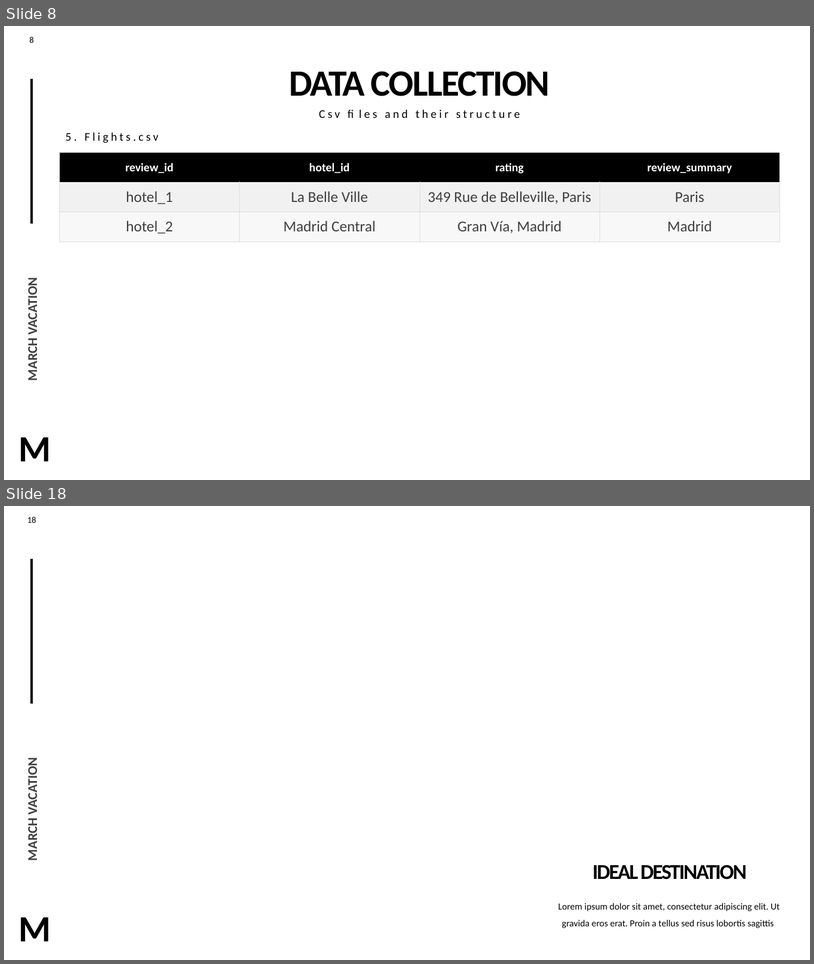
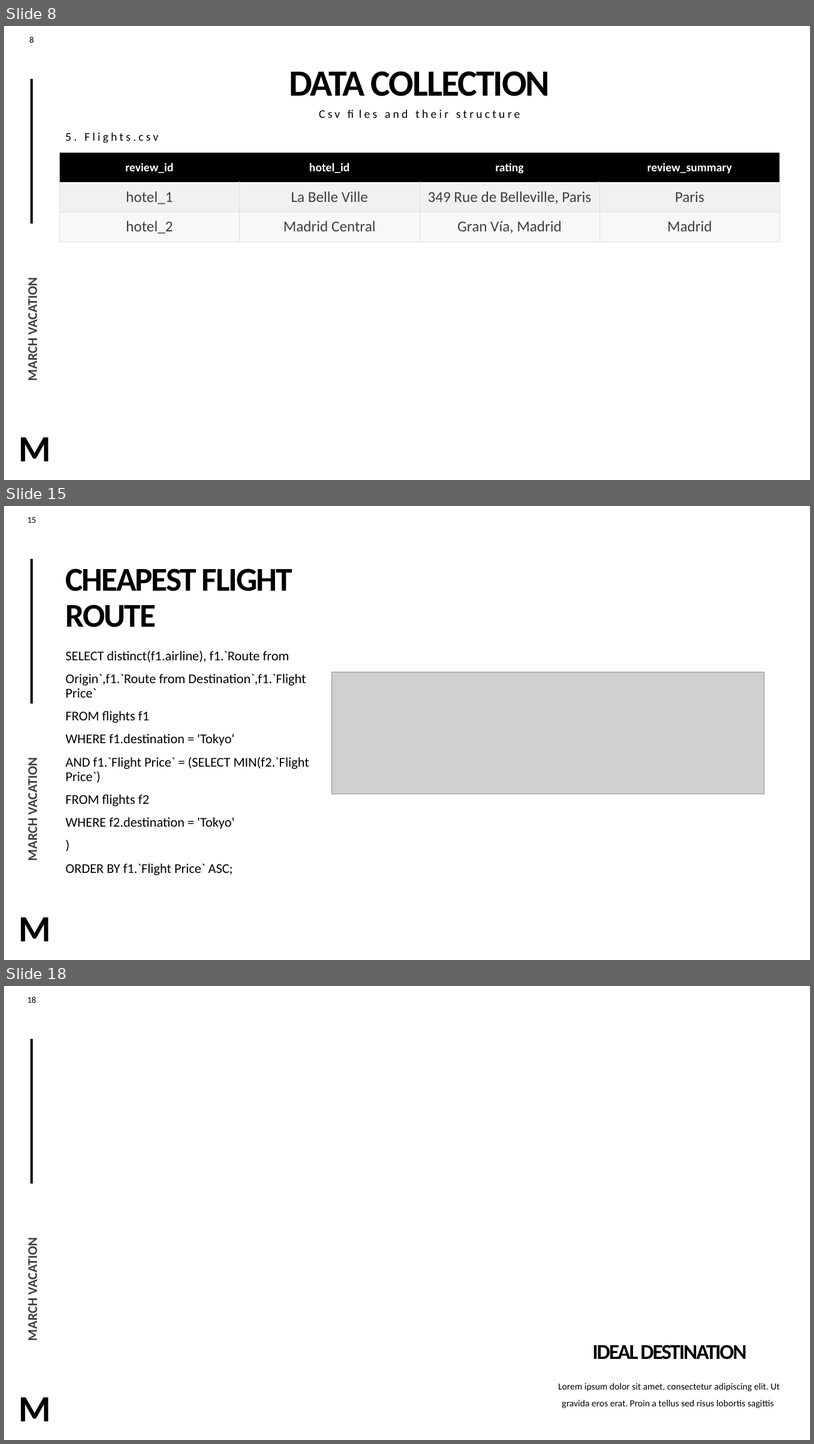
Before and after one commit to Poojashrees3/hadoop-clusters-travel, a slide deck: March vacation.pptx. Shown one above the other, each under a label of ours: slides 8 and 18 before the commit, slides 8, 15 and 18 after it; the slides between them are not shown. The pictures are 814x964 and 814x1444 pixels, drawn with LibreOffice and Linux fonts; fonts in the diff are those of the drawing; grey boxes stand for pictures; background and template pictures are left out. Boxes give left, top, right and bottom in pixels: in the first picture for what was removed or moved away, otherwise in the second. Text is boxed around its words. In the diff, an @@ line names an element or a change of style, - is before the commit and + after.

```diff
--- a/March vacation.pptx
+++ b/March vacation.pptx
@@ slide 15 added at [4,506,810,960], background #FFFFFF; not listed: 2 template elements that a slide beside it also shows @@
@@ title added at [66,568,293,627], 39.6 pt, text #000000, bold @@
+CHEAPEST FLIGHT ROUTE
@@ text added at [66,651,309,875], 16 pt, text #000000 @@
+SELECT distinct(f1.airline), f1.`Route from
+Origin`,f1.`Route from Destination`,f1.`Flight Price`
+FROM flights f1
+WHERE f1.destination = 'Tokyo'
+AND f1.`Flight Price` = (SELECT MIN(f2.`Flight Price`)
+FROM flights f2
+WHERE f2.destination = 'Tokyo'
+)
+ORDER BY f1.`Flight Price` ASC;
@@ picture added at [332,672,764,793] @@
@@ text added at [24,763,41,859], 16 pt, text #3F3F3F, bold @@
+MARCH VACATION
@@ text added at [18,917,51,941], 44 pt, text #000000, bold @@
+M
```
Also in this commit, not shown: 14 slides changed, 1 slide removed, 5 other files.
